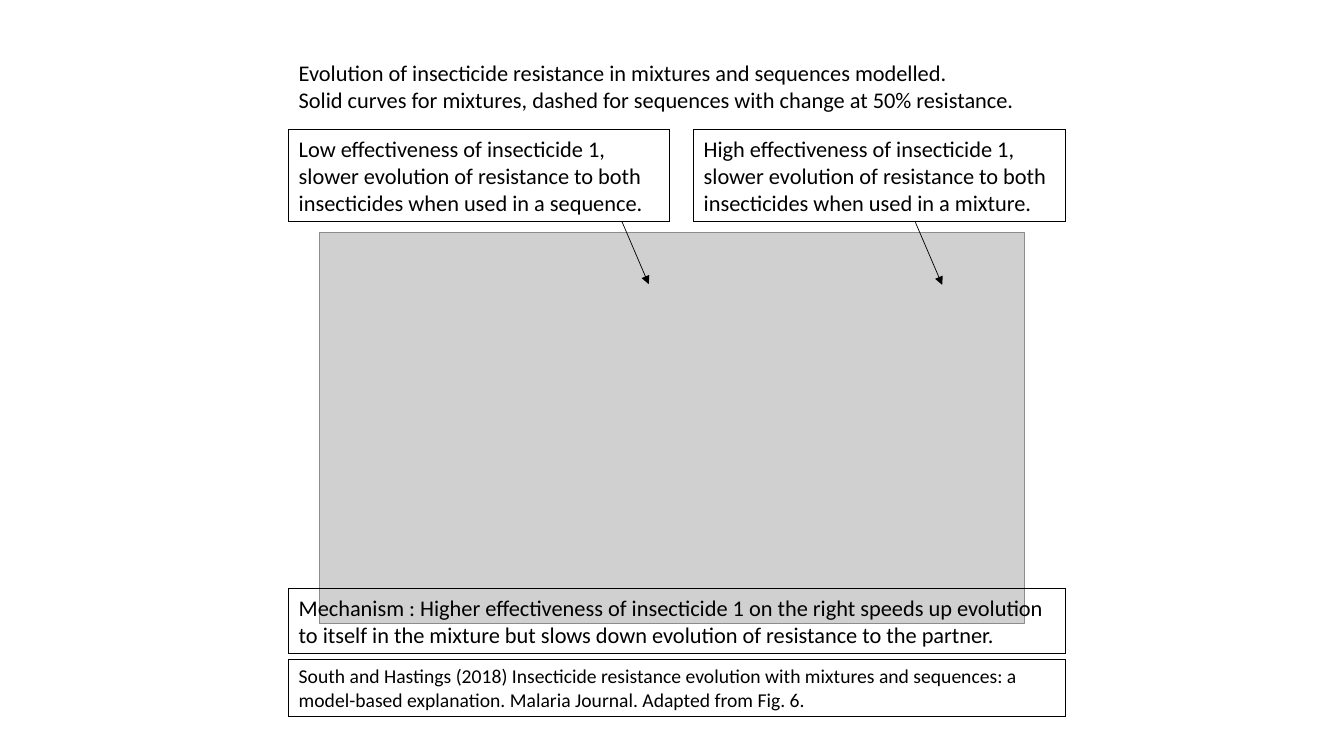
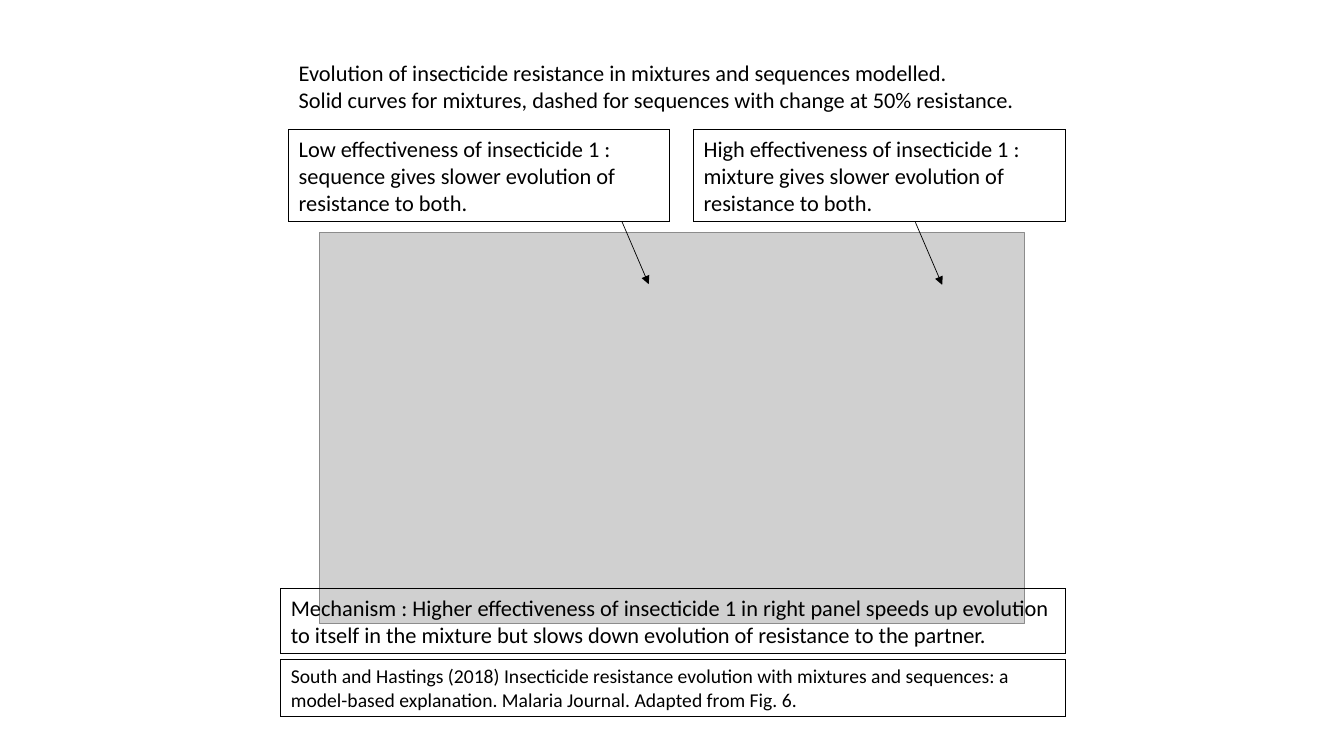
Before and after one commit to andysouth/resistance, a slide deck: slide 2 of inst/documents/paper2/summary_fig_pap2_labelled.pptx. Drawn at 1344x756 pixels with LibreOffice and Linux fonts; fonts in the diff are those of the drawing; grey boxes stand for pictures. Boxes give left, top, right and bottom in pixels: in the first picture for what was removed or moved away, otherwise in the second. Text is boxed around its words. In the diff, an @@ line names an element or a change of style, - is before the commit and + after.

```diff
--- a/inst/documents/paper2/summary_fig_pap2_labelled.pptx
+++ b/inst/documents/paper2/summary_fig_pap2_labelled.pptx
@@ text in rectangle at (x1=299, y1=141, x2=615, y2=211): text changed @@
-Low effectiveness of insecticide 1, slower evolution of resistance to both insecticides when used in a sequence.
+Low effectiveness of insecticide 1 : sequence gives slower evolution of resistance to both.
@@ text in rectangle at (x1=704, y1=141, x2=1008, y2=211): text changed @@
-High effectiveness of insecticide 1, slower evolution of resistance to both insecticides when used in a mixture.
+High effectiveness of insecticide 1 : mixture gives slower evolution of resistance to both.
@@ rectangle "Mechanism : Higher effectiveness of ..." resized from (x1=288, y1=589, x2=1066, y2=653) to (x1=281, y1=589, x2=1067, y2=653) @@
@@ text in rectangle at (x1=291, y1=597, x2=1048, y2=647): text changed @@
-Mechanism : Higher effectiveness of insecticide 1 on the right speeds up evolution to itself in the mixture but slows down evolution of resistance to the partner.
+Mechanism : Higher effectiveness of insecticide 1 in right panel speeds up evolution to itself in the mixture but slows down evolution of resistance to the partner.
@@ rectangle "South and Hastings (2018) Insecticide ..." resized from (x1=288, y1=659, x2=1066, y2=717) to (x1=281, y1=659, x2=1067, y2=717) @@
```
Also in this commit, not shown: 1 other file.
